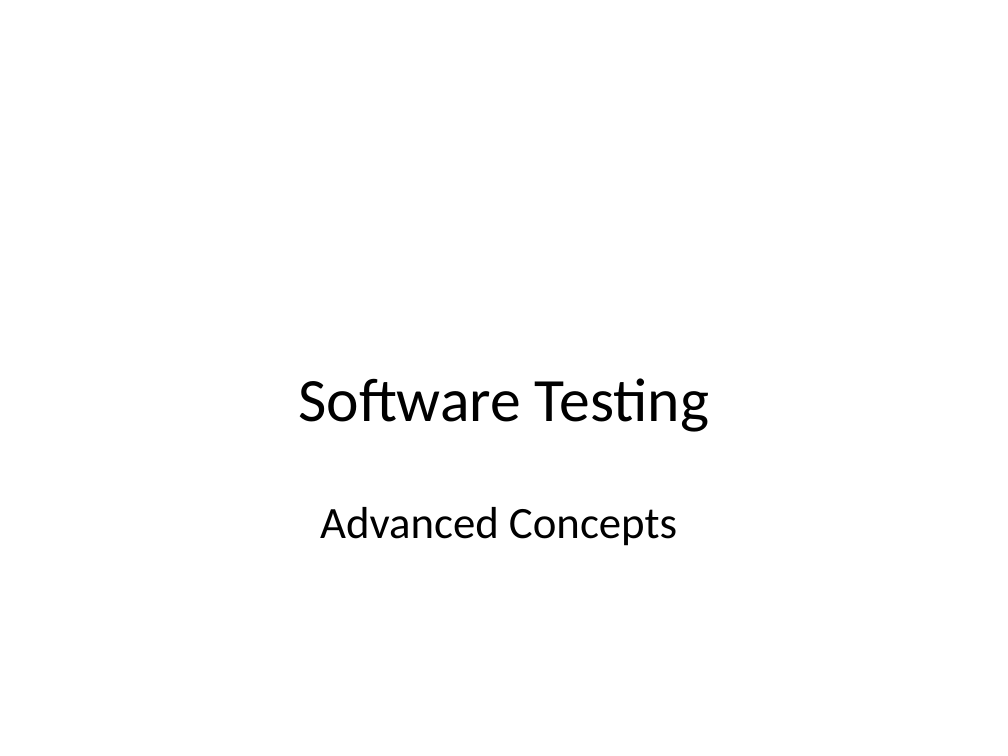
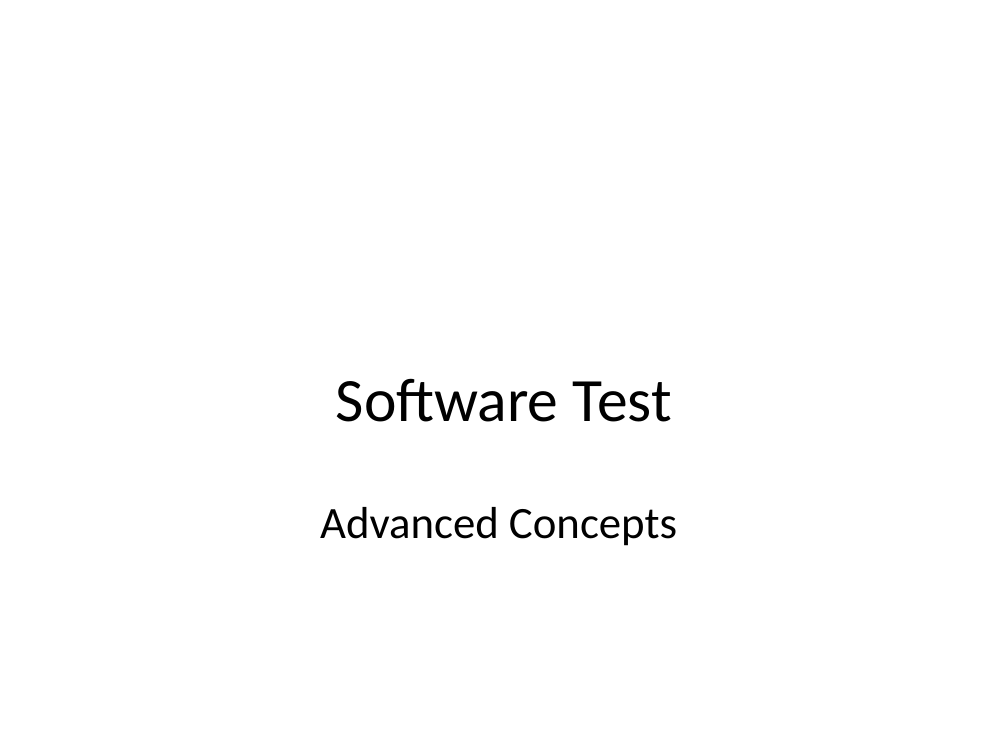
Before and after one commit to MeticulonTraining1/-2014-04-09SteinMeticulon2, a slide deck: slide 1 of 1.pptx. Drawn at 1008x756 pixels with LibreOffice and Linux fonts; fonts in the diff are those of the drawing; background and template pictures are left out. Boxes give left, top, right and bottom in pixels: in the first picture for what was removed or moved away, otherwise in the second. Text is boxed around its words. In the diff, an @@ line names an element or a change of style, - is before the commit and + after.

Commit message:
deleted a few letters

```diff
--- a/1.pptx
+++ b/1.pptx
@@ title at (336,378,672,422): text changed @@
-Software Testing
+Software Test
```
